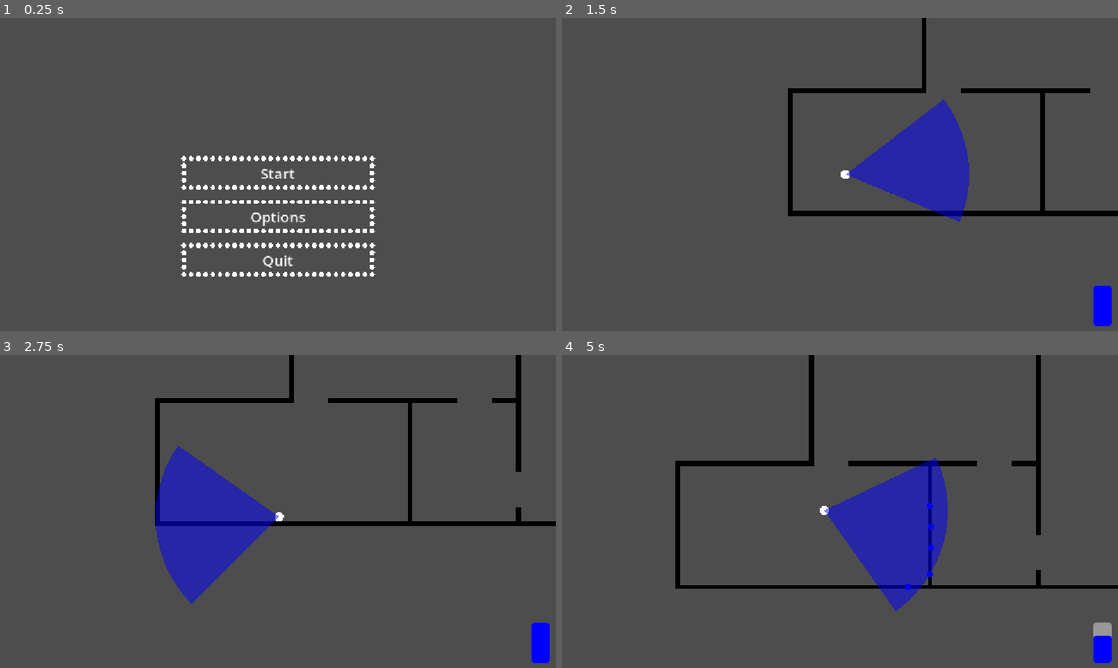
Above: before the commit, frames 1-4 (two rows, left to right).
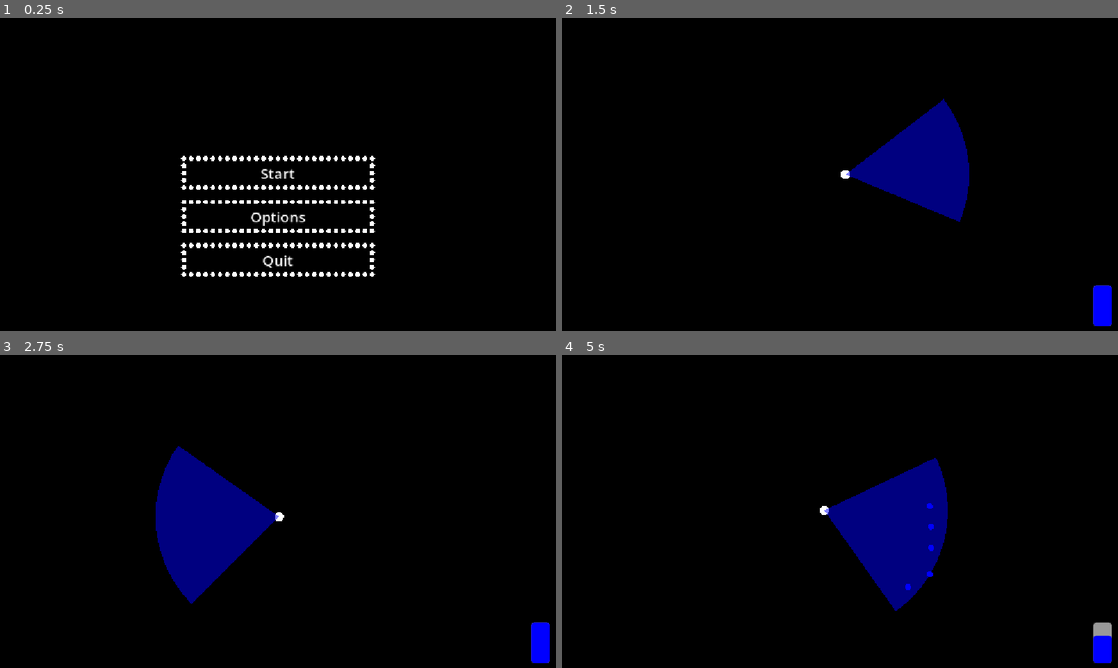
Above: after the commit, the same moments.

Repository: aidoschamp/AT-project
Game: Godot game, scene res://menu/main_menu.tscn
The game is run twice, just before and just after one commit, with the same random seed, the same clock (stepped at 60 frames per second) and the same inputs.
Inputs (mouse positions are in pixels of both pictures, inside the frame that each line leads up to):
- Up to frame 1 (0.25 s): no input
- Up to frame 2 (1.5 s): click "Start" at 0.5 s; tap Enter at 1.25 s; move the mouse to (962, 158) at 1.27 s; hold D (right) from 1.28 s (still down); tap Mouse wheel down (decrease spread) at 1.35 s
- Up to frame 3 (2.75 s): move the mouse to (166, 527) at 2.02 s; release D (right) at 2.03 s; hold S (down) from 2.03 s (still down); tap Mouse wheel up (increase spread) at 2.1 s
- Up to frame 4 (5 s): move the mouse to (895, 442) at 2.77 s; release S (down) at 2.78 s; hold D (right) 2.78-3.53 s; tap Space (interact) at 2.85 s; move the mouse to (812, 574) at 3.52 s; hold W (up) 3.53-4.28 s; tap Ctrl (place mine) at 3.6 s; move the mouse to (1006, 558) at 4.27 s; press the mouse at (1006, 558) at 4.28 s; hold A (left) from 4.28 s (still down)

The runs differ from the first frame. In frame 1, 98% of the frame differs, in the area x 0-100%, y 0-100%; in frame 2, 97%; in frame 3, 96%; in frame 4, 96%.

Commit message:
added a class diagram

Diff:
--- a/entities/audio_box.tscn
+++ b/entities/audio_box.tscn
@@ -5,11 +5,10 @@
 [sub_resource type="CircleShape2D" id="CircleShape2D_2r41h"]
 radius = 25.079872
 
-[node name="AudioBox" type="Area2D" unique_id=1858012538 node_paths=PackedStringArray("tooltip")]
+[node name="AudioBox" type="Area2D" unique_id=1858012538]
 collision_layer = 16
 collision_mask = 5
 script = ExtResource("1_x1j53")
-tooltip = NodePath("CanvasLayer/Tooltip")
 
 [node name="CollisionShape2D" type="CollisionShape2D" parent="." unique_id=1887188624]
 shape = SubResource("CircleShape2D_2r41h")
--- a/entities/player.tscn
+++ b/entities/player.tscn
@@ -22,11 +22,10 @@
 corner_radius_bottom_right = 7
 corner_radius_bottom_left = 7
 
-[node name="player" type="CharacterBody2D" unique_id=901184842 node_paths=PackedStringArray("gun_timer")]
+[node name="Player" type="CharacterBody2D" unique_id=901184842]
 process_mode = 3
 collision_mask = 11
 script = ExtResource("1_g2els")
-gun_timer = NodePath("GunTimer")
 
 [node name="CollisionShape2D" type="CollisionShape2D" parent="." unique_id=325000494]
 shape = SubResource("CircleShape2D_g2els")
--- a/floors/-level_boilerplate.tscn
+++ b/floors/-level_boilerplate.tscn
@@ -41,18 +41,14 @@
 [node name="TileMapLayer2" type="TileMapLayer" parent="TileMaps" unique_id=1421433548]
 tile_set = SubResource("TileSet_l0cd7")
 
-[node name="Enemy" parent="." unique_id=1489396565 node_paths=PackedStringArray("player") instance=ExtResource("3_kg1us")]
+[node name="Enemy" parent="." unique_id=1489396565 instance=ExtResource("3_kg1us")]
 position = Vector2(80, 84)
 collision_mask = 9
-player = NodePath("../player")
 
-[node name="player" parent="." unique_id=901184842 node_paths=PackedStringArray("enemy", "lidars", "mines") instance=ExtResource("4_s18e2")]
+[node name="player" parent="." unique_id=901184842 instance=ExtResource("4_s18e2")]
 z_index = 5
 position = Vector2(-38, 63)
 collision_mask = 43
-enemy = NodePath("../Enemy")
-lidars = NodePath("../Lidars")
-mines = NodePath("../Mines")
 
 [node name="Lidars" type="Node" parent="." unique_id=2015006892]
 
@@ -73,7 +69,7 @@
 autowrap_mode = 2
 visible_characters_behavior = 1
 
-[node name="AudioBoxes" type="Node2D" parent="." unique_id=1746269674]
+[node name="AudioBoxes" type="Node" parent="." unique_id=156670645]
 
 [node name="Events" type="Node" parent="." unique_id=1122547946]
 
--- a/floors/Intro.tscn
+++ b/floors/Intro.tscn
@@ -142,9 +142,9 @@
 autowrap_mode = 2
 visible_characters_behavior = 1
 
-[node name="AudioBoxes" type="Node2D" parent="." unique_id=801012236]
+[node name="AudioBoxes" type="Node" parent="." unique_id=974170708]
 
-[node name="Test" type="Node2D" parent="AudioBoxes" unique_id=1086979536]
+[node name="Test" type="Node" parent="AudioBoxes" unique_id=1977422539]
 
 [node name="AudioStreamPlayer" type="AudioStreamPlayer" parent="AudioBoxes/Test" unique_id=1797126874]
 stream = ExtResource("5_rasye")
--- a/floors/floor_1.tscn
+++ b/floors/floor_1.tscn
@@ -76,7 +76,7 @@
 autowrap_mode = 2
 visible_characters_behavior = 1
 
-[node name="AudioBoxes" type="Node2D" parent="." unique_id=1746269674]
+[node name="AudioBoxes" type="Node" parent="." unique_id=46316874]
 
 [node name="Events" type="Node" parent="." unique_id=1122547946]
 
--- a/globals/save_load.gd
+++ b/globals/save_load.gd
@@ -19,7 +19,7 @@
 	contents_to_save["colours"] = Globals.colours
 	contents_to_save["player_data"] = Globals.player_data
 	contents_to_save["settings"] = Globals.settings
-	var file = FileAccess.open(save_location, FileAccess.WRITE)
+	var file := FileAccess.open(save_location, FileAccess.WRITE)
 	file.store_var(contents_to_save.duplicate())
 	file.close()
 
--- a/menu/color_picker_button.gd
+++ b/menu/color_picker_button.gd
@@ -2,7 +2,7 @@
 
 
 @export var colour_item: Enums.Colours
-var colour_picker = get_picker()
+var colour_picker: ColorPicker = get_picker()
 
 
 func _ready() -> void:
--- a/project.godot
+++ b/project.godot
@@ -110,3 +110,4 @@
 [rendering]
 
 rendering_device/driver.windows="d3d12"
+environment/defaults/default_clear_color=Color(0, 0, 0, 1)
Not shown, added: Diagrams/class/item-player-enemy-teleport_enemy.mmd
